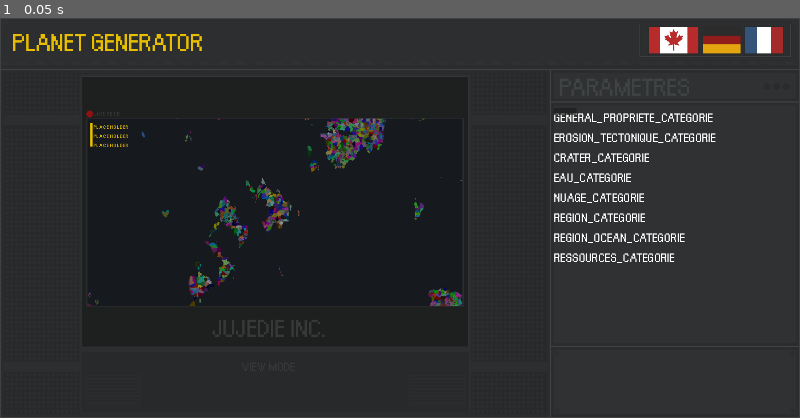
Above: before the commit, frame 1.
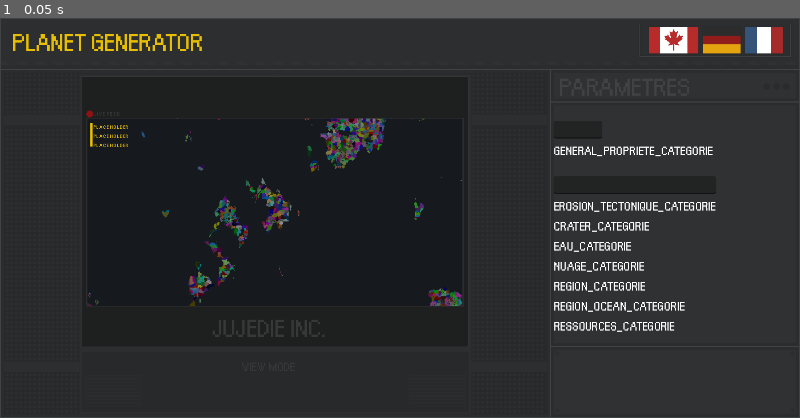
Above: after the commit, the same moment.

Repository: Jujedie/PlanetGenerator
Game: Godot game, scene res://data/scn/RefonteUI/master.tscn
The game is run twice, just before and just after one commit, with the same random seed, the same clock (stepped at 60 frames per second) and the same inputs.
Inputs:
- Up to frame 1 (0.05 s): no input

The runs differ from the first frame. In frame 1, 2.8% of the frame differs, in the area x 69-90%, y 23-79%.

Commit message:
refactor(ui): Renommage et réorganisation des nœuds de l'interface utilisateur

Diff:
--- a/data/scn/RefonteUI/master.tscn
+++ b/data/scn/RefonteUI/master.tscn
@@ -32,7 +32,7 @@
 centered = false
 metadata/_edit_lock_ = true
 
-[node name="Control" type="Control" parent="ImageFrame/ImageMenu"]
+[node name="Control Images" type="Control" parent="ImageFrame/ImageMenu"]
 layout_mode = 3
 anchor_left = 2.16
 anchor_top = 91.55601
@@ -44,7 +44,7 @@
 offset_bottom = -487562.63
 metadata/_edit_lock_ = true
 
-[node name="Frame Map" type="AspectRatioContainer" parent="ImageFrame/ImageMenu/Control"]
+[node name="Frame Map" type="AspectRatioContainer" parent="ImageFrame/ImageMenu/Control Images"]
 layout_mode = 1
 anchors_preset = -1
 anchor_right = 1.0
@@ -54,13 +54,13 @@
 ratio = 2.0
 metadata/_edit_lock_ = true
 
-[node name="Map" type="TextureRect" parent="ImageFrame/ImageMenu/Control/Frame Map"]
+[node name="Map" type="TextureRect" parent="ImageFrame/ImageMenu/Control Images/Frame Map"]
 layout_mode = 2
 texture = ExtResource("3_epigh")
 expand_mode = 1
 metadata/_edit_lock_ = true
 
-[node name="LabelFeed" type="Label" parent="ImageFrame/ImageMenu/Control"]
+[node name="LabelFeed" type="Label" parent="ImageFrame/ImageMenu/Control Images"]
 layout_mode = 0
 offset_left = 12.141734
 offset_top = -15.441136
@@ -71,7 +71,7 @@
 text = "L I V E  F E E D"
 metadata/_edit_lock_ = true
 
-[node name="LabelDataCoord" type="Label" parent="ImageFrame/ImageMenu/Control"]
+[node name="LabelDataCoord" type="Label" parent="ImageFrame/ImageMenu/Control Images"]
 layout_mode = 0
 offset_left = 12.141734
 offset_top = 7.5970206
@@ -84,7 +84,7 @@
 PL A C E H O L D ER"
 metadata/_edit_lock_ = true
 
-[node name="LabelBrand" type="Label" parent="ImageFrame/ImageMenu/Control"]
+[node name="LabelBrand" type="Label" parent="ImageFrame/ImageMenu/Control Images"]
 layout_mode = 0
 offset_left = 219.48514
 offset_top = 333.011
@@ -96,7 +96,7 @@
 text = "JUJEDIE INC."
 metadata/_edit_lock_ = true
 
-[node name="LabelBtn" type="Label" parent="ImageFrame/ImageMenu/Control"]
+[node name="LabelBtn" type="Label" parent="ImageFrame/ImageMenu/Control Images"]
 layout_mode = 0
 offset_left = 270.601
 offset_top = 416.52426
@@ -107,7 +107,7 @@
 theme_override_font_sizes/font_size = 25
 text = "VIEW MODE"
 
-[node name="LabelSoftware" type="Label" parent="ImageFrame/ImageMenu/Control"]
+[node name="LabelSoftware" type="Label" parent="ImageFrame/ImageMenu/Control Images"]
 layout_mode = 0
 offset_left = -131.12683
 offset_top = -167.34894
@@ -122,137 +122,155 @@
 texture = ExtResource("5_b7xdj")
 centered = false
 
-[node name="Control" type="Control" parent="ImageFrame"]
+[node name="Control General" type="Control" parent="ImageFrame"]
 layout_mode = 3
 anchors_preset = 0
 offset_right = 1397.4119
 offset_bottom = 697.8571
 metadata/_edit_lock_ = true
 
-[node name="ScrollContainer" type="ScrollContainer" parent="ImageFrame/Control"]
+[node name="SC Parameters" type="ScrollContainer" parent="ImageFrame/Control General"]
 layout_mode = 0
 offset_left = 968.8338
 offset_top = 152.75659
 offset_right = 1392.8694
 offset_bottom = 568.9008
 
-[node name="Parameters_container" type="VBoxContainer" parent="ImageFrame/Control/ScrollContainer"]
-layout_mode = 2
-
-[node name="PanelSeed" type="PanelContainer" parent="ImageFrame/Control/ScrollContainer/Parameters_container"]
-layout_mode = 2
-
-[node name="General_Propriete_categorie" type="Label" parent="ImageFrame/Control/ScrollContainer/Parameters_container"]
+[node name="Parameters_tree" type="VBoxContainer" parent="ImageFrame/Control General/SC Parameters"]
+layout_mode = 2
+
+[node name="PanelSeed" type="VBoxContainer" parent="ImageFrame/Control General/SC Parameters/Parameters_tree"]
+layout_mode = 2
+
+[node name="Label" type="Label" parent="ImageFrame/Control General/SC Parameters/Parameters_tree/PanelSeed"]
+layout_mode = 2
+
+[node name="seed" type="HBoxContainer" parent="ImageFrame/Control General/SC Parameters/Parameters_tree/PanelSeed"]
+layout_mode = 2
+
+[node name="LineEdit" type="LineEdit" parent="ImageFrame/Control General/SC Parameters/Parameters_tree/PanelSeed/seed"]
+layout_mode = 2
+max_length = 10000
+clear_button_enabled = true
+
+[node name="TextureButton" type="TextureButton" parent="ImageFrame/Control General/SC Parameters/Parameters_tree/PanelSeed/seed"]
+layout_mode = 2
+
+[node name="VBoxContainer" type="VBoxContainer" parent="ImageFrame/Control General/SC Parameters/Parameters_tree"]
+layout_mode = 2
+
+[node name="General_Propriete_categorie" type="Label" parent="ImageFrame/Control General/SC Parameters/Parameters_tree/VBoxContainer"]
 layout_mode = 2
 theme = ExtResource("4_y32wk")
 theme_override_font_sizes/font_size = 25
 text = "GENERAL_PROPRIETE_CATEGORIE"
 metadata/_edit_lock_ = true
 
-[node name="General_Propriete_parameters" type="VBoxContainer" parent="ImageFrame/Control/ScrollContainer/Parameters_container/General_Propriete_categorie"]
-layout_mode = 0
-offset_right = 40.0
-offset_bottom = 40.0
-metadata/_edit_lock_ = true
-
-[node name="PanelContainer" type="PanelContainer" parent="ImageFrame/Control/ScrollContainer/Parameters_container/General_Propriete_categorie/General_Propriete_parameters"]
-layout_mode = 2
-
-[node name="Label" type="Label" parent="ImageFrame/Control/ScrollContainer/Parameters_container/General_Propriete_categorie/General_Propriete_parameters/PanelContainer"]
-layout_mode = 2
-
-[node name="Erosion_Tectonic_categorie" type="Label" parent="ImageFrame/Control/ScrollContainer/Parameters_container"]
+[node name="Parameters" type="VBoxContainer" parent="ImageFrame/Control General/SC Parameters/Parameters_tree/VBoxContainer"]
+layout_mode = 2
+metadata/_edit_lock_ = true
+
+[node name="Container" type="VBoxContainer" parent="ImageFrame/Control General/SC Parameters/Parameters_tree/VBoxContainer/Parameters"]
+layout_mode = 2
+
+[node name="Label" type="Label" parent="ImageFrame/Control General/SC Parameters/Parameters_tree/VBoxContainer/Parameters/Container"]
+layout_mode = 2
+
+[node name="LineEdit" type="LineEdit" parent="ImageFrame/Control General/SC Parameters/Parameters_tree/VBoxContainer/Parameters/Container"]
+layout_mode = 2
+
+[node name="Erosion_Tectonic_categorie" type="Label" parent="ImageFrame/Control General/SC Parameters/Parameters_tree"]
 layout_mode = 2
 theme = ExtResource("4_y32wk")
 theme_override_font_sizes/font_size = 25
 text = "EROSION_TECTONIQUE_CATEGORIE"
 metadata/_edit_lock_ = true
 
-[node name="Erosion_Tectonic_parameters" type="VBoxContainer" parent="ImageFrame/Control/ScrollContainer/Parameters_container/Erosion_Tectonic_categorie"]
-layout_mode = 0
-offset_right = 40.0
-offset_bottom = 40.0
-metadata/_edit_lock_ = true
-
-[node name="Crater_categorie" type="Label" parent="ImageFrame/Control/ScrollContainer/Parameters_container"]
+[node name="Erosion_Tectonic_parameters" type="VBoxContainer" parent="ImageFrame/Control General/SC Parameters/Parameters_tree/Erosion_Tectonic_categorie"]
+layout_mode = 0
+offset_right = 40.0
+offset_bottom = 40.0
+metadata/_edit_lock_ = true
+
+[node name="Crater_categorie" type="Label" parent="ImageFrame/Control General/SC Parameters/Parameters_tree"]
 layout_mode = 2
 theme = ExtResource("4_y32wk")
 theme_override_font_sizes/font_size = 25
 text = "CRATER_CATEGORIE"
 metadata/_edit_lock_ = true
 
-[node name="Crater_parameters" type="VBoxContainer" parent="ImageFrame/Control/ScrollContainer/Parameters_container/Crater_categorie"]
-layout_mode = 0
-offset_right = 40.0
-offset_bottom = 40.0
-metadata/_edit_lock_ = true
-
-[node name="Eaux_categorie" type="Label" parent="ImageFrame/Control/ScrollContainer/Parameters_container"]
+[node name="Crater_parameters" type="VBoxContainer" parent="ImageFrame/Control General/SC Parameters/Parameters_tree/Crater_categorie"]
+layout_mode = 0
+offset_right = 40.0
+offset_bottom = 40.0
+metadata/_edit_lock_ = true
+
+[node name="Eaux_categorie" type="Label" parent="ImageFrame/Control General/SC Parameters/Parameters_tree"]
 layout_mode = 2
 theme = ExtResource("4_y32wk")
 theme_override_font_sizes/font_size = 25
 text = "EAU_CATEGORIE"
 metadata/_edit_lock_ = true
 
-[node name="Eaux_parameters" type="VBoxContainer" parent="ImageFrame/Control/ScrollContainer/Parameters_container/Eaux_categorie"]
-layout_mode = 0
-offset_right = 40.0
-offset_bottom = 40.0
-metadata/_edit_lock_ = true
-
-[node name="Nuages_categorie" type="Label" parent="ImageFrame/Control/ScrollContainer/Parameters_container"]
+[node name="Eaux_parameters" type="VBoxContainer" parent="ImageFrame/Control General/SC Parameters/Parameters_tree/Eaux_categorie"]
+layout_mode = 0
+offset_right = 40.0
+offset_bottom = 40.0
+metadata/_edit_lock_ = true
+
+[node name="Nuages_categorie" type="Label" parent="ImageFrame/Control General/SC Parameters/Parameters_tree"]
 layout_mode = 2
 theme = ExtResource("4_y32wk")
 theme_override_font_sizes/font_size = 25
 text = "NUAGE_CATEGORIE"
 metadata/_edit_lock_ = true
 
-[node name="nuage_parameters" type="VBoxContainer" parent="ImageFrame/Control/ScrollContainer/Parameters_container/Nuages_categorie"]
-layout_mode = 0
-offset_right = 40.0
-offset_bottom = 40.0
-metadata/_edit_lock_ = true
-
-[node name="Region_categorie" type="Label" parent="ImageFrame/Control/ScrollContainer/Parameters_container"]
+[node name="nuage_parameters" type="VBoxContainer" parent="ImageFrame/Control General/SC Parameters/Parameters_tree/Nuages_categorie"]
+layout_mode = 0
+offset_right = 40.0
+offset_bottom = 40.0
+metadata/_edit_lock_ = true
+
+[node name="Region_categorie" type="Label" parent="ImageFrame/Control General/SC Parameters/Parameters_tree"]
 layout_mode = 2
 theme = ExtResource("4_y32wk")
 theme_override_font_sizes/font_size = 25
 text = "REGION_CATEGORIE"
 metadata/_edit_lock_ = true
 
-[node name="Region_parameters" type="VBoxContainer" parent="ImageFrame/Control/ScrollContainer/Parameters_container/Region_categorie"]
-layout_mode = 0
-offset_right = 40.0
-offset_bottom = 40.0
-metadata/_edit_lock_ = true
-
-[node name="Region_Ocean_categorie" type="Label" parent="ImageFrame/Control/ScrollContainer/Parameters_container"]
+[node name="Region_parameters" type="VBoxContainer" parent="ImageFrame/Control General/SC Parameters/Parameters_tree/Region_categorie"]
+layout_mode = 0
+offset_right = 40.0
+offset_bottom = 40.0
+metadata/_edit_lock_ = true
+
+[node name="Region_Ocean_categorie" type="Label" parent="ImageFrame/Control General/SC Parameters/Parameters_tree"]
 layout_mode = 2
 theme = ExtResource("4_y32wk")
 theme_override_font_sizes/font_size = 25
 text = "REGION_OCEAN_CATEGORIE"
 metadata/_edit_lock_ = true
 
-[node name="Region_Ocean_parameters" type="VBoxContainer" parent="ImageFrame/Control/ScrollContainer/Parameters_container/Region_Ocean_categorie"]
-layout_mode = 0
-offset_right = 40.0
-offset_bottom = 40.0
-metadata/_edit_lock_ = true
-
-[node name="Ressources_categorie" type="Label" parent="ImageFrame/Control/ScrollContainer/Parameters_container"]
+[node name="Region_Ocean_parameters" type="VBoxContainer" parent="ImageFrame/Control General/SC Parameters/Parameters_tree/Region_Ocean_categorie"]
+layout_mode = 0
+offset_right = 40.0
+offset_bottom = 40.0
+metadata/_edit_lock_ = true
+
+[node name="Ressources_categorie" type="Label" parent="ImageFrame/Control General/SC Parameters/Parameters_tree"]
 layout_mode = 2
 theme = ExtResource("4_y32wk")
 theme_override_font_sizes/font_size = 25
 text = "RESSOURCES_CATEGORIE"
 metadata/_edit_lock_ = true
 
-[node name="Ressources_parameters" type="VBoxContainer" parent="ImageFrame/Control/ScrollContainer/Parameters_container/Ressources_categorie"]
-layout_mode = 0
-offset_right = 40.0
-offset_bottom = 40.0
-metadata/_edit_lock_ = true
-
-[node name="LabelParameters" type="Label" parent="ImageFrame/Control"]
+[node name="Ressources_parameters" type="VBoxContainer" parent="ImageFrame/Control General/SC Parameters/Parameters_tree/Ressources_categorie"]
+layout_mode = 0
+offset_right = 40.0
+offset_bottom = 40.0
+metadata/_edit_lock_ = true
+
+[node name="LabelParameters" type="Label" parent="ImageFrame/Control General"]
 layout_mode = 0
 offset_left = 977.68176
 offset_top = 87.11302
@@ -263,7 +281,7 @@
 theme_override_font_sizes/font_size = 50
 text = "PARAMETRES"
 
-[node name="HBoxContainer" type="HBoxContainer" parent="ImageFrame/Control"]
+[node name="HBoxContainer" type="HBoxContainer" parent="ImageFrame/Control General"]
 layout_mode = 1
 anchors_preset = 15
 anchor_right = 1.0
@@ -275,7 +293,7 @@
 grow_horizontal = 2
 grow_vertical = 2
 
-[node name="CAN" type="TextureButton" parent="ImageFrame/Control/HBoxContainer"]
+[node name="CAN" type="TextureButton" parent="ImageFrame/Control General/HBoxContainer"]
 layout_mode = 2
 texture_normal = ExtResource("2_oiuwg")
 texture_pressed = ExtResource("3_kok31")
@@ -284,7 +302,7 @@
 texture_focused = ExtResource("2_oiuwg")
 metadata/_edit_lock_ = true
 
-[node name="DEU" type="TextureButton" parent="ImageFrame/Control/HBoxContainer"]
+[node name="DEU" type="TextureButton" parent="ImageFrame/Control General/HBoxContainer"]
 layout_mode = 2
 texture_normal = ExtResource("5_y32wk")
 texture_pressed = ExtResource("6_b7xdj")
@@ -293,7 +311,7 @@
 texture_focused = ExtResource("5_y32wk")
 metadata/_edit_lock_ = true
 
-[node name="FRA" type="TextureButton" parent="ImageFrame/Control/HBoxContainer"]
+[node name="FRA" type="TextureButton" parent="ImageFrame/Control General/HBoxContainer"]
 layout_mode = 2
 texture_normal = ExtResource("8_cvxn3")
 texture_pressed = ExtResource("9_r4a8s")
@@ -301,3 +319,6 @@
 texture_disabled = ExtResource("9_r4a8s")
 texture_focused = ExtResource("8_cvxn3")
 metadata/_edit_lock_ = true
+
+[node name="Obsolete" type="Node2D" parent="ImageFrame/Control General"]
+visible = false
